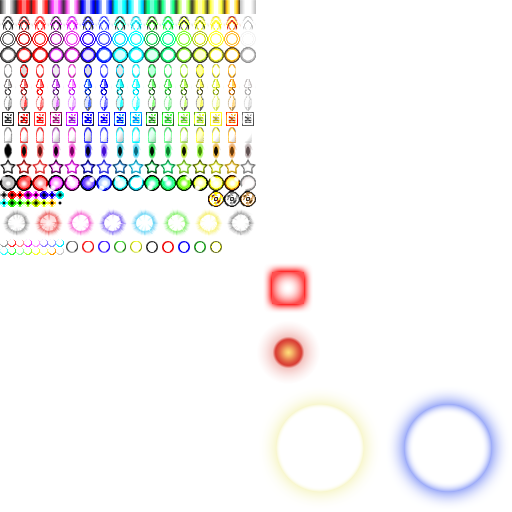
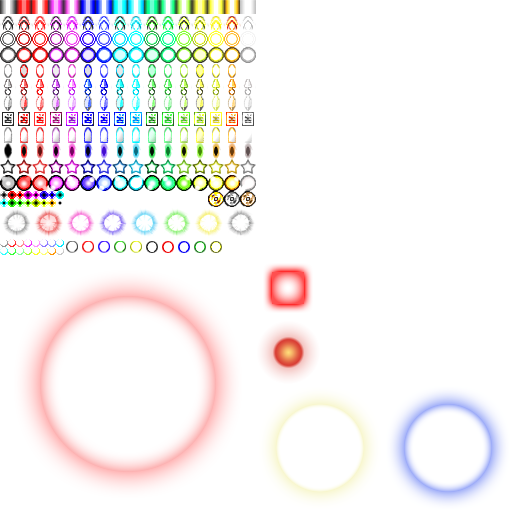
Layers edited between the first and the second 512×512 image:
added layer "Ellipse 1 copy 2" above "Ellipse 1" over [40,296,216,472]
